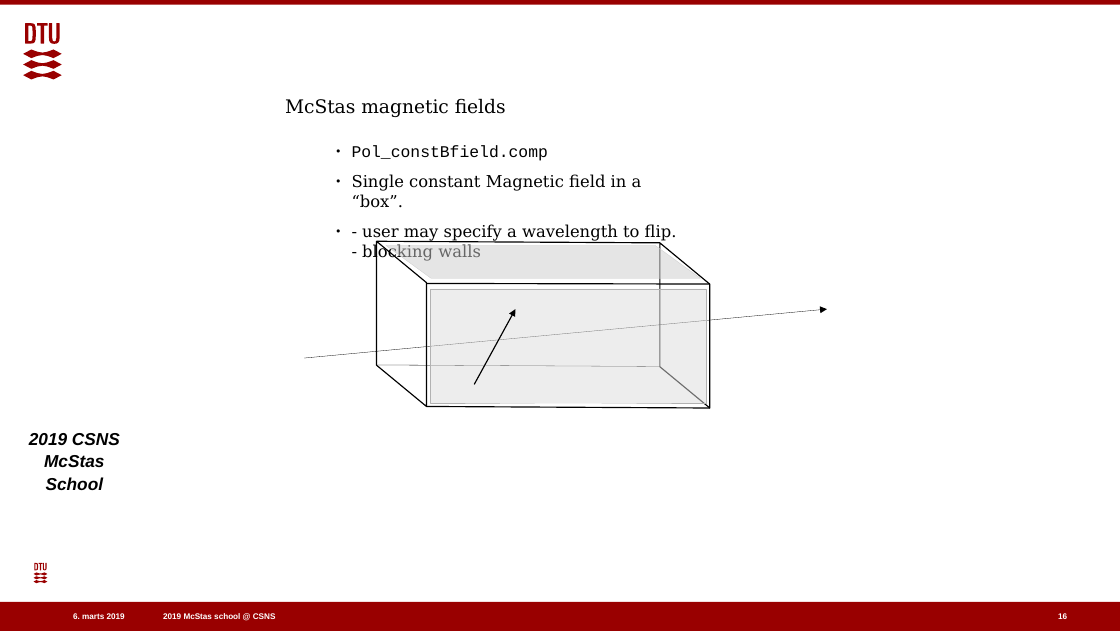
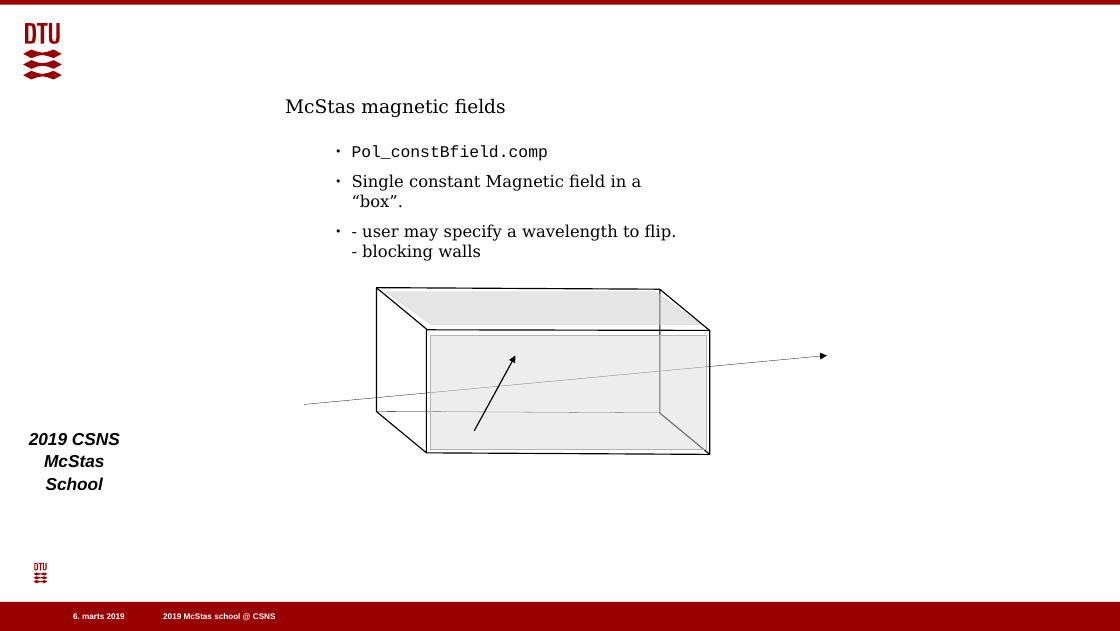
Before and after one commit to eddymaoui/Schools, a slide deck: slide 16 of CSNS_March_2019/5_Friday_March_29th/4_polarisation/Polarised_neutrons_in_McStas.pptx. Drawn at 1120x631 pixels with LibreOffice and Linux fonts; fonts in the diff are those of the drawing; background and template pictures are left out. Boxes give left, top, right and bottom in pixels: in the first picture for what was removed or moved away, otherwise in the second. Text is boxed around its words. In the diff, an @@ line names an element or a change of style, - is before the commit and + after.

```diff
--- a/CSNS_March_2019/5_Friday_March_29th/4_polarisation/Polarised_neutrons_in_McStas.pptx
+++ b/CSNS_March_2019/5_Friday_March_29th/4_polarisation/Polarised_neutrons_in_McStas.pptx
@@ text "Pol_constBfield.comp" rewrapped from (352,145,677,257) to (352,145,677,261) @@
@@ line removed from (377, 241) to (660, 243) @@
@@ freeform shape at (376,287,426,452): outline #000000 1 pt to #000000 0.99 pt @@
@@ line moved from (426, 283) - (710, 284) to (377, 288) - (660, 289) @@
@@ line (377, 288) - (660, 289): stroke #000000 1 pt to #000000 0.99 pt @@
@@ freeform shape at (386,292,700,325): outline #CCCCCC 0.25 pt to #CCCCCC 0.26 pt @@
@@ freeform shape at (660,289,709,454): outline #000000 1 pt to #000000 0.99 pt @@
@@ arrow (304, 404) - (827, 356): stroke #000000 0.25 pt to #000000 0.26 pt @@
@@ line moved from (377, 365) - (660, 367) to (426, 330) - (710, 330) @@
@@ line (426, 330) - (710, 330): stroke #000000 0.25 pt to #000000 0.99 pt @@
@@ rectangle at (430,335,705,449): outline #B2B2B2 0.25 pt to #B2B2B2 0.26 pt @@
@@ 3 freeform shapes, 2 arrows, 1 rectangle: place and size @@
-3 freeform shapes, 2 arrows, 1 rectangle at (304,241,827,407)
+3 freeform shapes, 2 arrows, 1 rectangle at (304,287,827,454)
@@ arrow (474, 431) - (515, 356): stroke #000000 1 pt to #000000 0.99 pt @@
@@ line moved from (426, 406) - (710, 408) to (377, 411) - (660, 413) @@
@@ line (377, 411) - (660, 413): stroke #000000 1 pt to #000000 0.26 pt @@
@@ line added from (426, 452) to (710, 454), #000000 0.99 pt @@
@@ page number removed at (1058,613,1067,619) @@
-16
```
Also in this commit, not shown: 29 other slides changed, 1 slide added, 5 slides removed, 1 other file.
